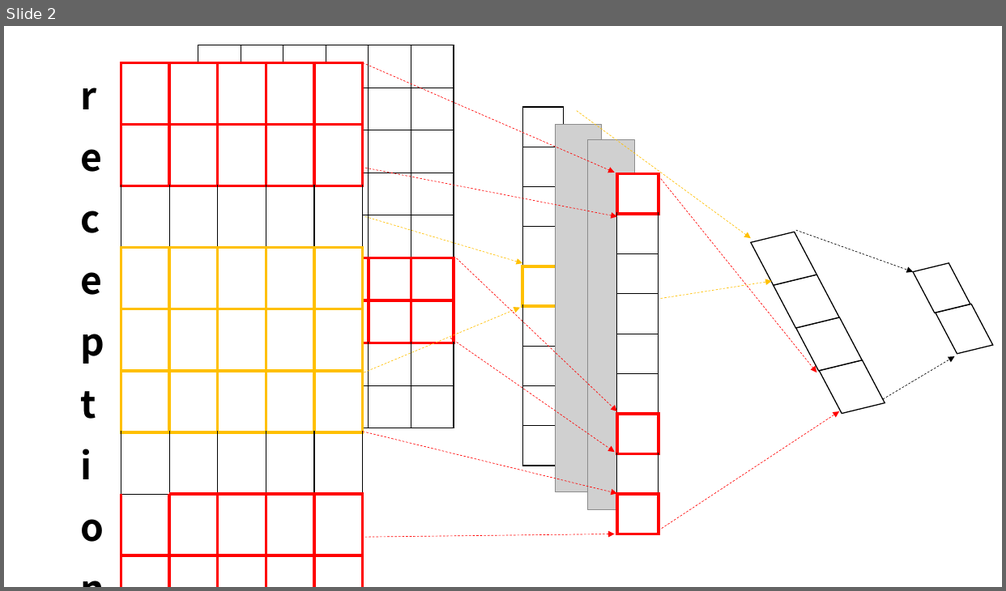
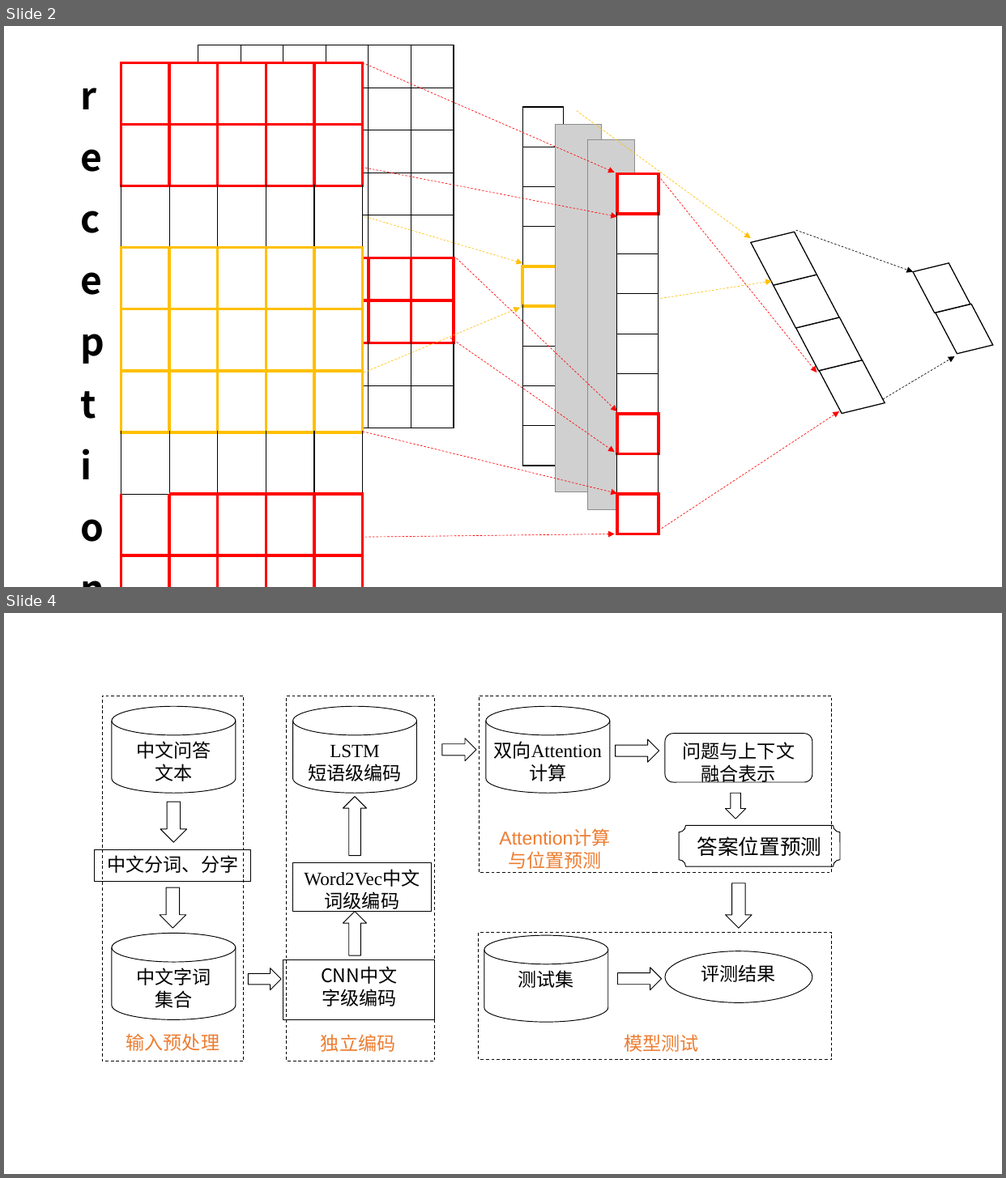
Before and after one commit to ZhouDavid/UnderGraduProject, a slide deck: 毕设论文/新建 Microsoft PowerPoint 演示文稿.pptx. Shown one above the other, each under a label of ours: slide 2 before the commit, slides 2 and 4 after it; the slides between them are not shown. The pictures are 1006x591 and 1006x1178 pixels, drawn with LibreOffice and Linux fonts; fonts in the diff are those of the drawing; grey boxes stand for pictures. Boxes give left, top, right and bottom in pixels: in the first picture for what was removed or moved away, otherwise in the second. Text is boxed around its words. In the diff, an @@ line names an element or a change of style, - is before the commit and + after.

```diff
--- a/毕设论文/新建 Microsoft PowerPoint 演示文稿.pptx
+++ b/毕设论文/新建 Microsoft PowerPoint 演示文稿.pptx
@@ slide 4 added at <box>4,613,1002,1174</box>, background #FFFFFF @@
@@ rectangle added at <box>102,696,244,1062</box>, outline #000000 0.75 pt dashed @@
@@ cylinder added at <box>112,707,236,794</box>, outline #000000 0.75 pt, 18 pt, text #000000 @@
+中文问答
+文本
@@ rectangle added at <box>286,696,434,1062</box>, outline #000000 0.75 pt dashed @@
@@ cylinder added at <box>293,707,416,794</box>, outline #000000 0.75 pt, 18 pt, text #000000 @@
+LSTM
+短语级编码
@@ rectangle added at <box>479,696,832,873</box>, outline #000000 0.75 pt dashed @@
@@ cylinder added at <box>486,707,610,794</box>, outline #000000 0.75 pt, 18 pt, text #000000 @@
+双向Attention计算
@@ rounded rectangle added at <box>665,734,812,782</box>, outline #000000 0.75 pt, 18 pt, text #000000 @@
+问题与上下文融合表示
@@ right arrow added at <box>443,738,477,760</box>, outline #000000 0.75 pt @@
@@ right arrow added at <box>616,739,660,762</box>, outline #000000 0.75 pt @@
@@ down arrow added at <box>160,802,187,842</box>, outline #000000 0.75 pt @@
@@ up arrow added at <box>343,796,366,855</box>, outline #000000 0.75 pt @@
@@ down arrow added at <box>726,794,746,819</box>, outline #000000 0.75 pt @@
@@ text added at <box>484,823,626,875</box>, 18 pt, text #ED7D31 @@
+Attention计算与位置预测
@@ plaque added at <box>680,825,840,867</box>, outline #000000 0.75 pt, 20 pt, text #000000 @@
+答案位置预测
@@ rectangle added at <box>95,850,251,882</box>, outline #000000 0.75 pt, 18 pt, text #000000 @@
+中文分词、分字
@@ rectangle added at <box>293,863,432,912</box>, outline #000000 0.75 pt, 18 pt, text #000000 @@
+Word2Vec中文词级编码
@@ down arrow added at <box>160,888,186,928</box>, outline #000000 0.75 pt @@
@@ down arrow added at <box>726,884,752,928</box>, outline #000000 0.75 pt @@
@@ up arrow added at <box>343,912,366,956</box>, outline #000000 0.75 pt @@
@@ cylinder added at <box>112,934,236,1020</box>, outline #000000 0.75 pt, 18 pt, text #000000 @@
+中文字词
+集合
@@ rectangle added at <box>479,933,832,1060</box>, outline #000000 0.75 pt dashed @@
@@ cylinder added at <box>484,935,608,1023</box>, outline #000000 0.75 pt, 18 pt, text #000000 @@
+测试集
@@ ellipse added at <box>665,952,812,1003</box>, outline #000000 0.75 pt, 18 pt, text #000000 @@
+评测结果
@@ right arrow added at <box>248,969,281,990</box>, outline #000000 0.75 pt @@
@@ rectangle added at <box>283,960,434,1020</box>, outline #000000 0.75 pt, 18 pt, text #000000 @@
+CNN中文
+字级编码
@@ right arrow added at <box>618,968,662,990</box>, outline #000000 0.75 pt @@
@@ text added at <box>126,1033,219,1051</box>, 18 pt, text #ED7D31 @@
+输入预处理
@@ text added at <box>321,1034,395,1052</box>, 18 pt, text #ED7D31 @@
+独立编码
@@ text added at <box>624,1034,698,1052</box>, 18 pt, text #ED7D31 @@
+模型测试
```
Also in this commit, not shown: 1 other slide added, 5 other files.
